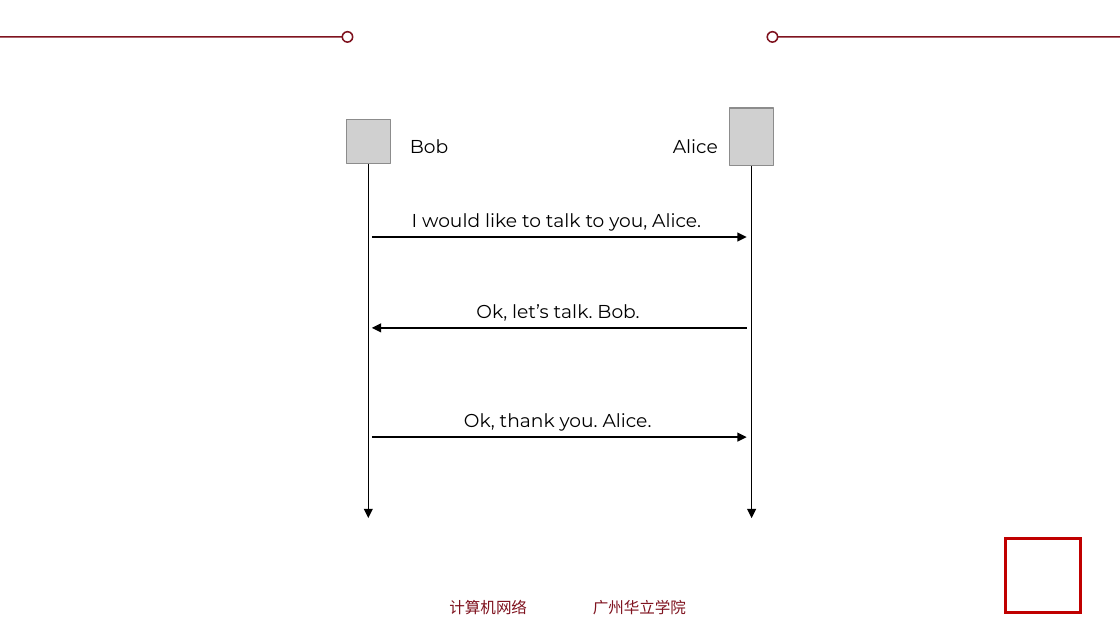
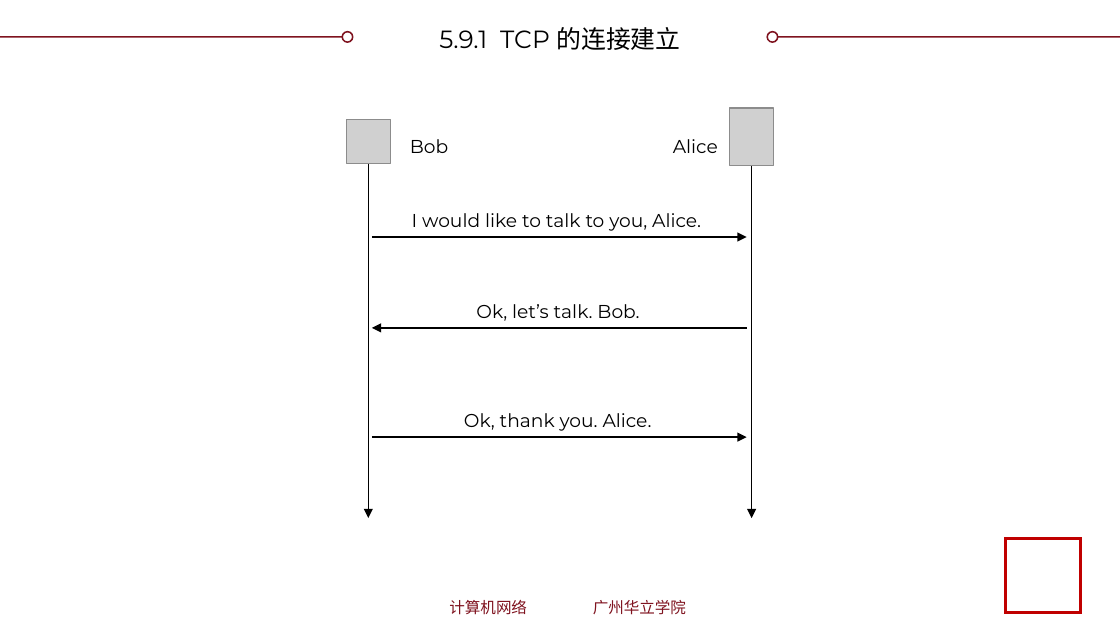
Before and after one commit to glplaman/glplaman.github.io, a slide deck: slide 198 of network/ppt/chap5.pptx. Drawn at 1120x630 pixels with LibreOffice and Linux fonts; fonts in the diff are those of the drawing; grey boxes stand for pictures; background and template pictures are left out. Boxes give left, top, right and bottom in pixels: in the first picture for what was removed or moved away, otherwise in the second. Text is boxed around its words. In the diff, an @@ line names an element or a change of style, - is before the commit and + after.

```diff
--- a/network/ppt/chap5.pptx
+++ b/network/ppt/chap5.pptx
@@ title added at (439, 27, 681, 50), 16 pt, text #000000 @@
+5.9.1 TCP 的连接建立
```
Also in this commit, not shown: 15 other slides changed, 1 slide removed, 3 other files.
